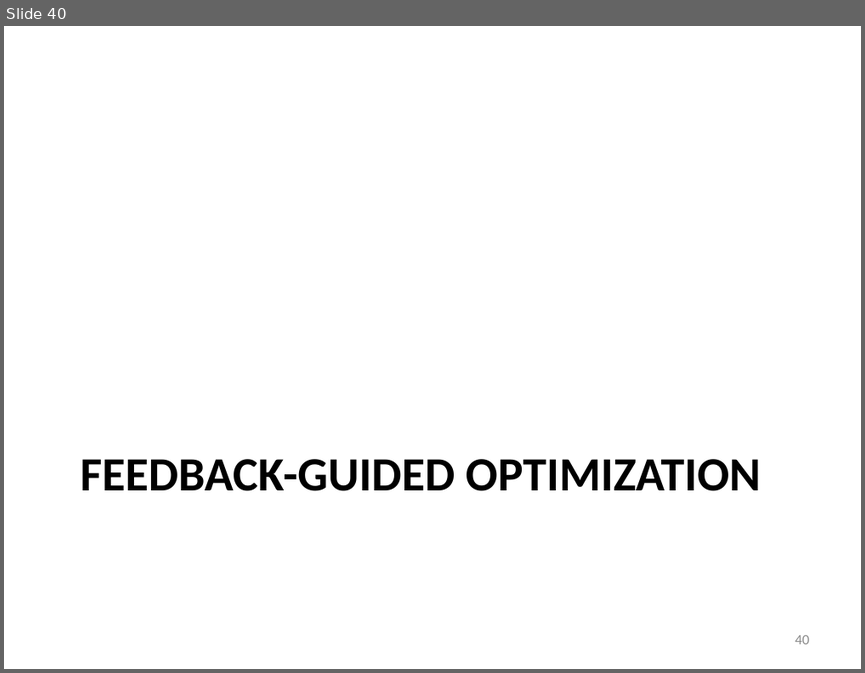
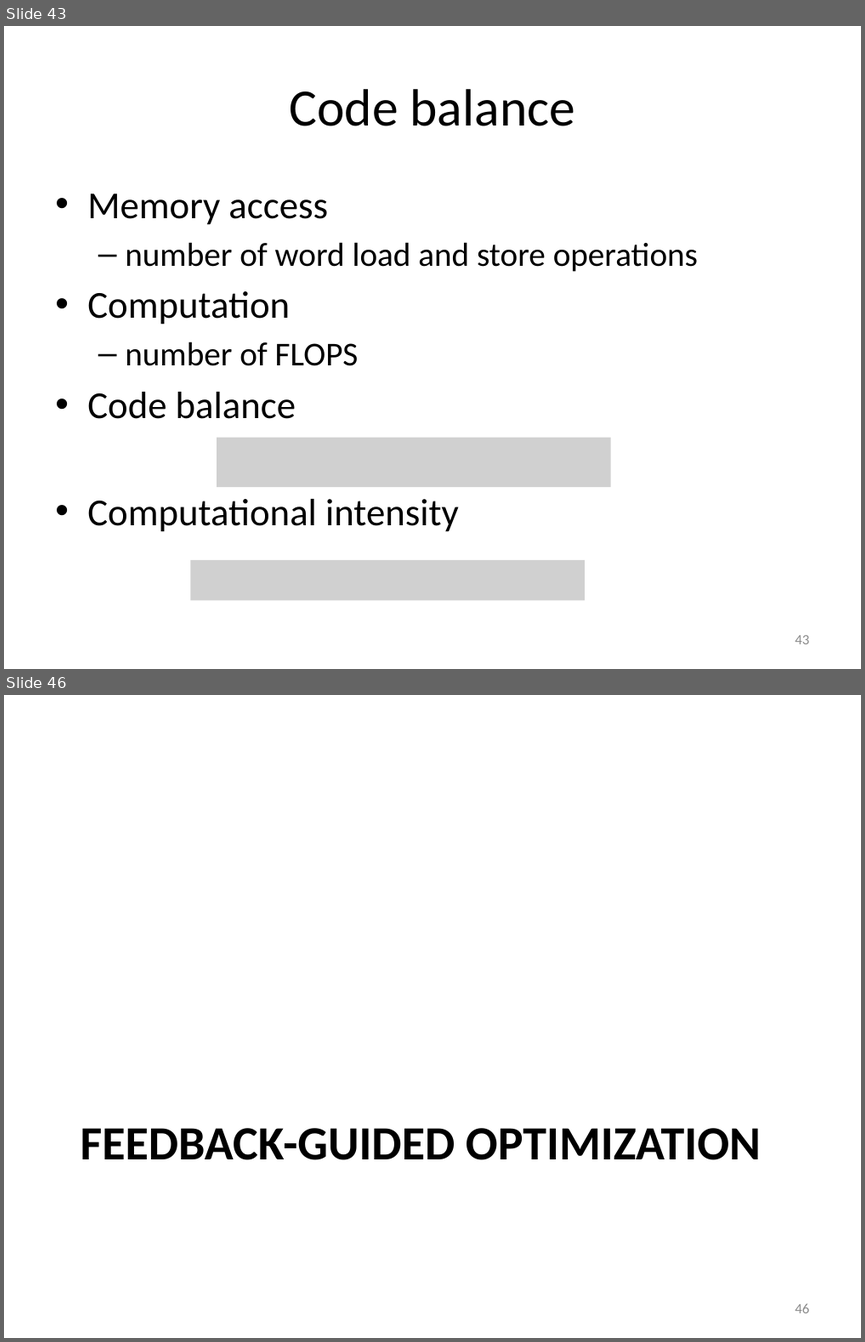
Before and after one commit to gjbex/training-material, a slide deck: Optimization/hpc_efficiency.pptx. Shown one above the other, each under a label of ours: slide 40 before the commit, slides 43 and 46 after it; the slides between them are not shown. The pictures are 865x673 and 865x1342 pixels, drawn with LibreOffice and Linux fonts; fonts in the diff are those of the drawing; grey boxes stand for pictures. Boxes give left, top, right and bottom in pixels: in the first picture for what was removed or moved away, otherwise in the second. Text is boxed around its words. In the diff, an @@ line names an element or a change of style, - is before the commit and + after.

```diff
--- a/Optimization/hpc_efficiency.pptx
+++ b/Optimization/hpc_efficiency.pptx
@@ slide 43 added at <box>4,26,861,669</box>, background #FFFFFF @@
@@ title added at <box>289,89,575,126</box>, 44 pt, text #000000 @@
+Code balance
@@ text added at <box>87,193,698,532</box>, 32 pt, text #000000 @@
+• Memory access
+  – number of word load and store operations
+• Computation
+  – number of FLOPS
+• Code balance
+• Computational intensity
@@ picture added at <box>216,437,611,487</box> @@
@@ picture added at <box>191,560,585,600</box> @@
@@ page number added at <box>794,635,809,644</box>, 12 pt, text #8C8C8C @@
+43
@@ what was slide 40 is now slide 46 @@
@@ page number at <box>794,1304,809,1313</box>: text changed @@
-40
+46
```
Also in this commit, not shown: 5 slides changed, 5 other slides added.
